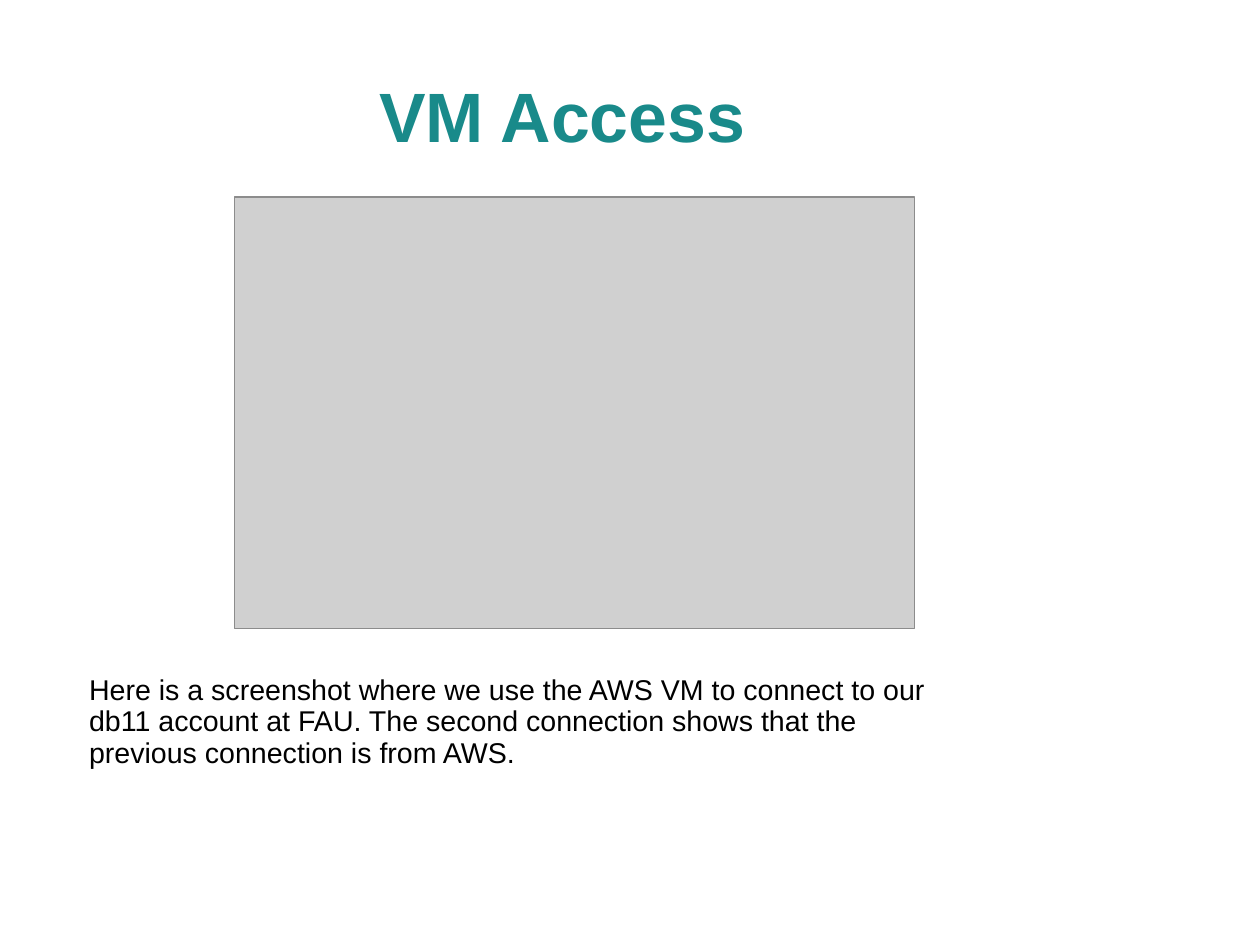
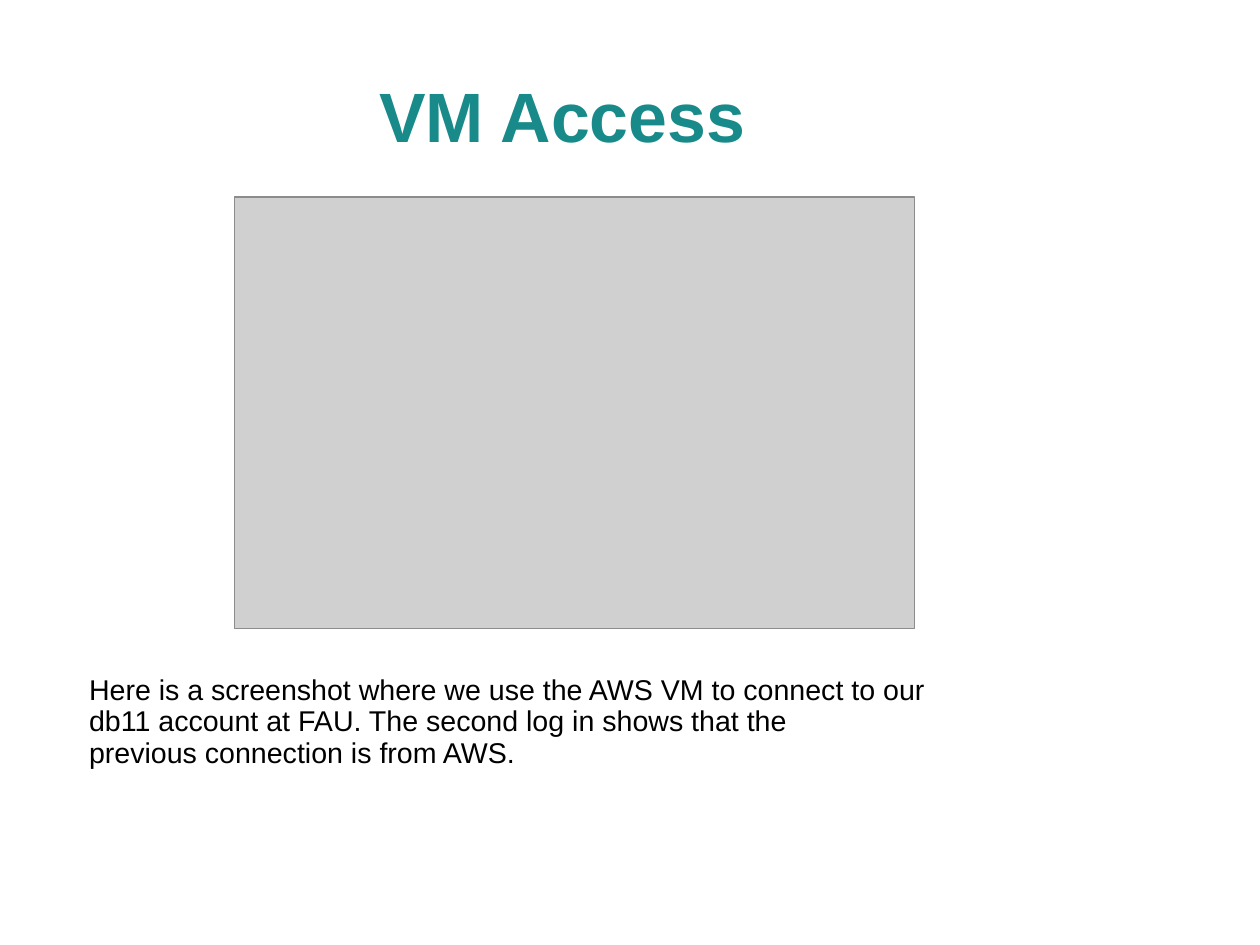
Before and after one commit to jhancock1975/cloud, a slide deck: slide 10 of assignment-1/assignment-1.ppt. Drawn at 1260x945 pixels with LibreOffice and Linux fonts; fonts in the diff are those of the drawing; grey boxes stand for pictures; background and template pictures are left out. Boxes give left, top, right and bottom in pixels: in the first picture for what was removed or moved away, otherwise in the second. Text is boxed around its words. In the diff, an @@ line names an element or a change of style, - is before the commit and + after.

```diff
--- a/assignment-1/assignment-1.ppt
+++ b/assignment-1/assignment-1.ppt
@@ text at (89, 710, 787, 737): text changed @@
-db11 account at FAU. The second connection shows that the
+db11 account at FAU. The second log in shows that the
```
Also in this commit, not shown: 4 other slides changed, 6 slides added, 1 other file.
